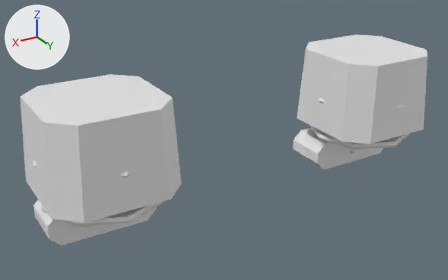
The FBX model roblox/art/armor/gloves_healer_transcendent.fbx: old version first, new version second.
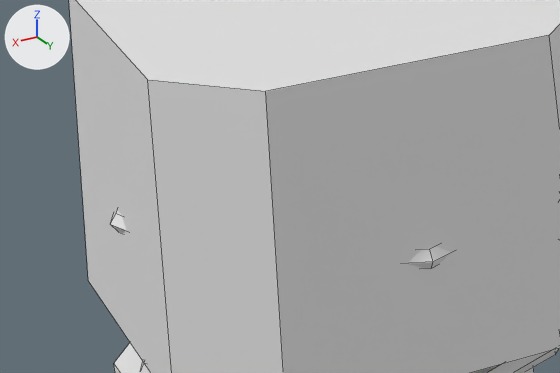
The first picture shows the older version from a 50 mm lens placed at (3.11, 4.76, 1.52), pointed at (0.2, -0.1, -0.9). The close-ups show the older and then the newer version on the part from 0% to 37% of the width and 35% to 74% of the height of that picture. Only the edits that show in the close-ups are written down. Lighting does not change. The marker at upper left points along +X, +Y and +Z. The close-ups show mesh edges as thin lines. Where no turn or scale is listed for an object, it has been applied to the vertices.

Names of what the first close-up shows: 'Bracer_R', 'Bracer_R_Grade', 'Glove_R'.
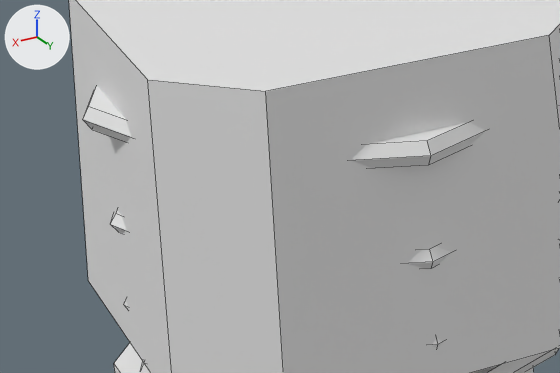
Where the change shows, as pixel boxes [x1, y1, x2, y2] in the close-ups (560 x 373 px):
'Bracer_R_Trim', added
    after: [83, 86, 485, 168]

Diff of the bpy script that builds the scene:
```diff
--- a/roblox/art/armor/gloves_healer_transcendent.fbx.py
+++ b/roblox/art/armor/gloves_healer_transcendent.fbx.py
@@ mat_gloves_healer_transcendent_bracer_r_trim @@
+mat_gloves_healer_transcendent_bracer_r_trim = principled_material('gloves_healer_transcendent_Bracer_R_Trim')
+mat_gloves_healer_transcendent_bracer_r_trim.base_color = (0.8, 0.8, 0.8)  # white #e7e7e7
@@ me_bracer_r_trim @@
+me_bracer_r_trim.from_pydata(...)  # 24 vertices, 18 faces; spans x -0.618..0.618, y -0.618..0.618, z 0.27..0.33
+me_bracer_r_trim.materials.append(mat_gloves_healer_transcendent_bracer_r_trim)  # white #e7e7e7
@@ ob_bracer_r_trim @@
+ob_bracer_r_trim = bpy.data.objects.new('Bracer_R_Trim', me_bracer_r_trim)
+ob_bracer_r_trim.location = (1.5, 0.0, -0.69)
```
